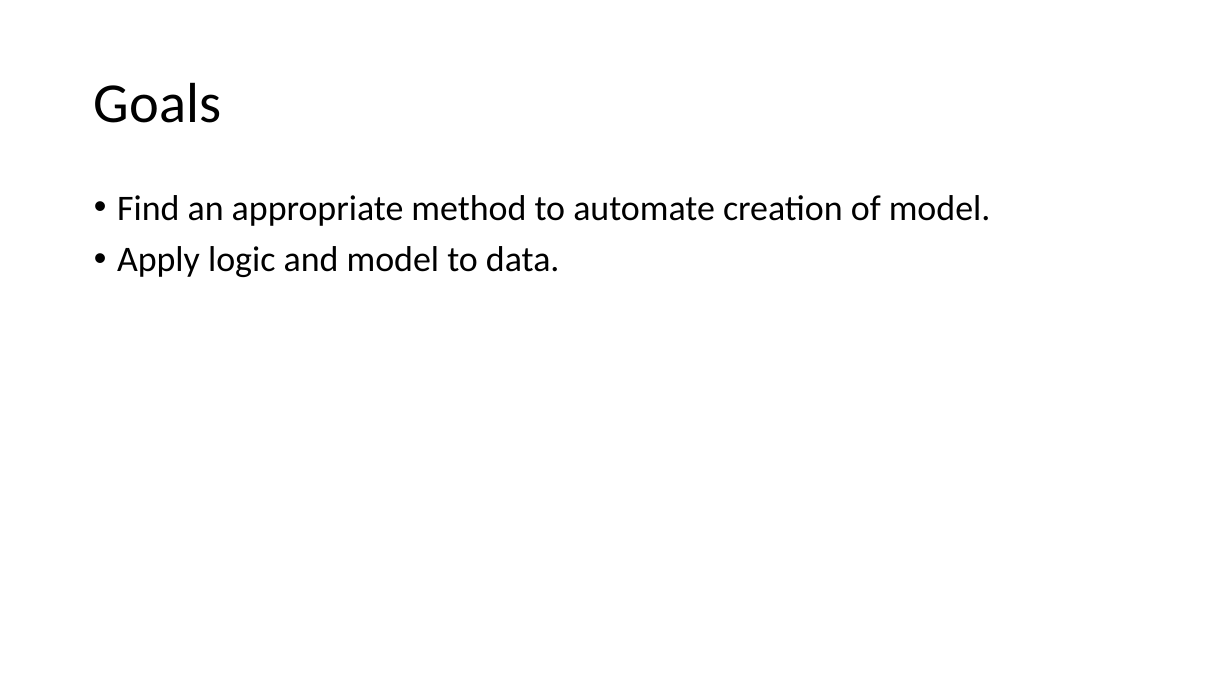
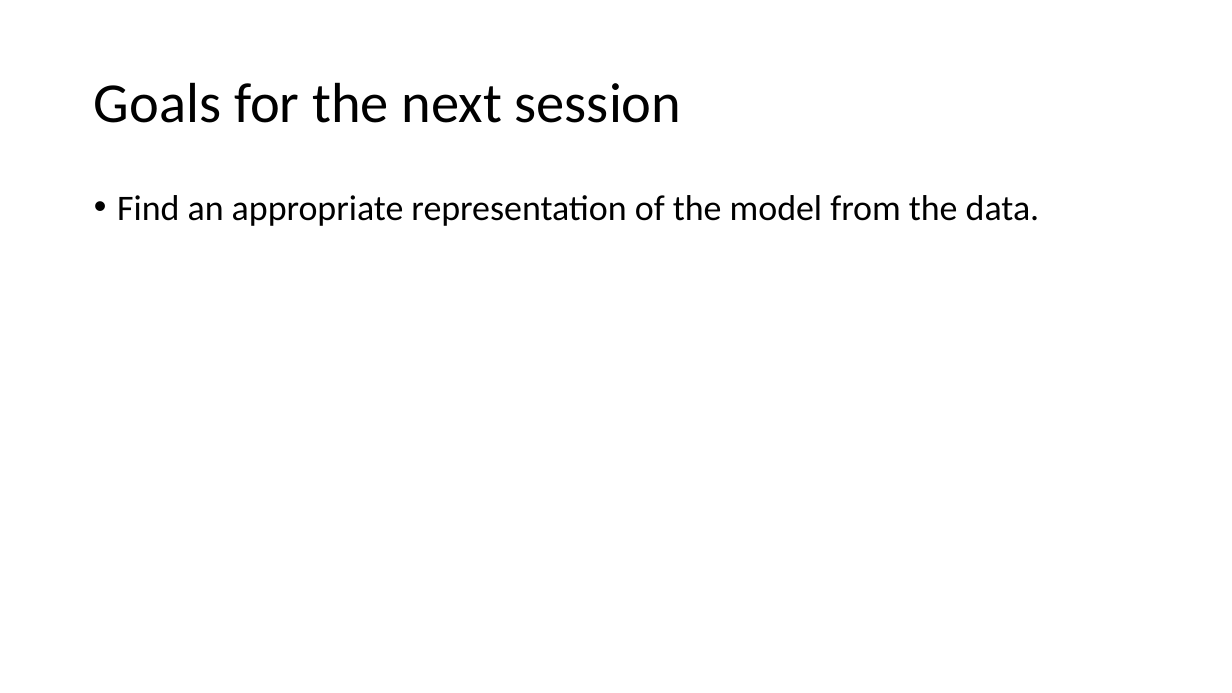
Before and after one commit to kensekense/unige-spring-2020, a slide deck: slide 15 of models/presentation1_CSAmodeling.pptx (slide 12 before the commit). Drawn at 1232x693 pixels with LibreOffice and Linux fonts; fonts in the diff are those of the drawing. Boxes give left, top, right and bottom in pixels: in the first picture for what was removed or moved away, otherwise in the second. Text is boxed around its words. In the diff, an @@ line names an element or a change of style, - is before the commit and + after.

Commit message:
models pres ups

```diff
--- a/models/presentation1_CSAmodeling.pptx
+++ b/models/presentation1_CSAmodeling.pptx
@@ title at <box>94,82,682,123</box>: text changed @@
-Goals
+Goals for the next session
@@ text at <box>117,195,1040,226</box>: text changed @@
-• Find an appropriate method to automate creation of model.
-• Apply logic and model to data.
+• Find an appropriate representation of the model from the data.
```
Also in this commit, not shown: 3 other slides changed, 3 slides added.
